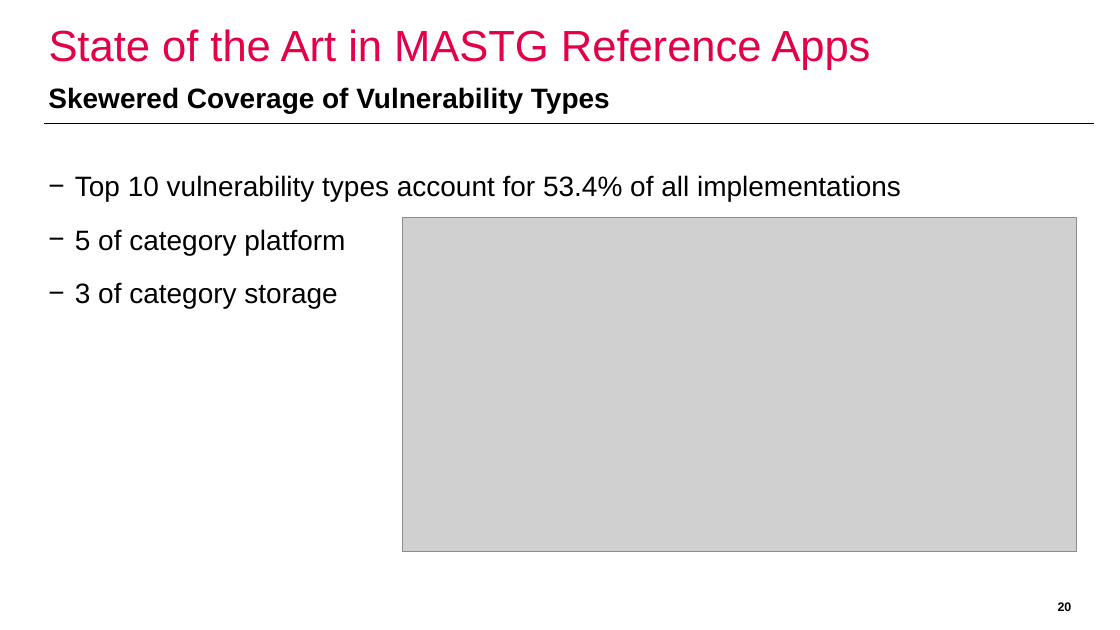
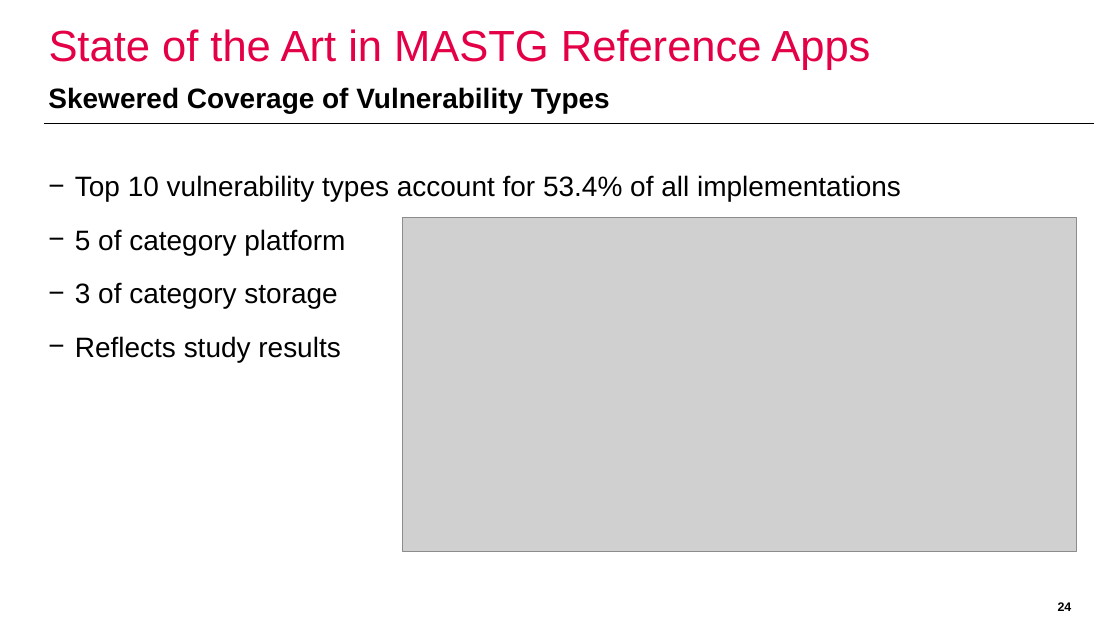
Before and after one commit to domi-cmd/Reference_Application_for_OWASP_MASTG, a slide deck: slide 24 of dev_documents/presentation/ba_thesis_presentation_kronig.pptx (slide 20 before the commit). Drawn at 1120x630 pixels with LibreOffice and Linux fonts; fonts in the diff are those of the drawing; grey boxes stand for pictures; background and template pictures are left out. Boxes give left, top, right and bottom in pixels: in the first picture for what was removed or moved away, otherwise in the second. Text is boxed around its words. In the diff, an @@ line names an element or a change of style, - is before the commit and + after.

```diff
--- a/dev_documents/presentation/ba_thesis_presentation_kronig.pptx
+++ b/dev_documents/presentation/ba_thesis_presentation_kronig.pptx
@@ text at (x1=75, y1=336, x2=340, y2=362): paragraph added @@
+− Reflects study results
@@ page number at (x1=1058, y1=602, x2=1072, y2=611): text changed @@
-20
+24
```
Also in this commit, not shown: 5 other slides changed, 5 slides added, 1 slide removed.
